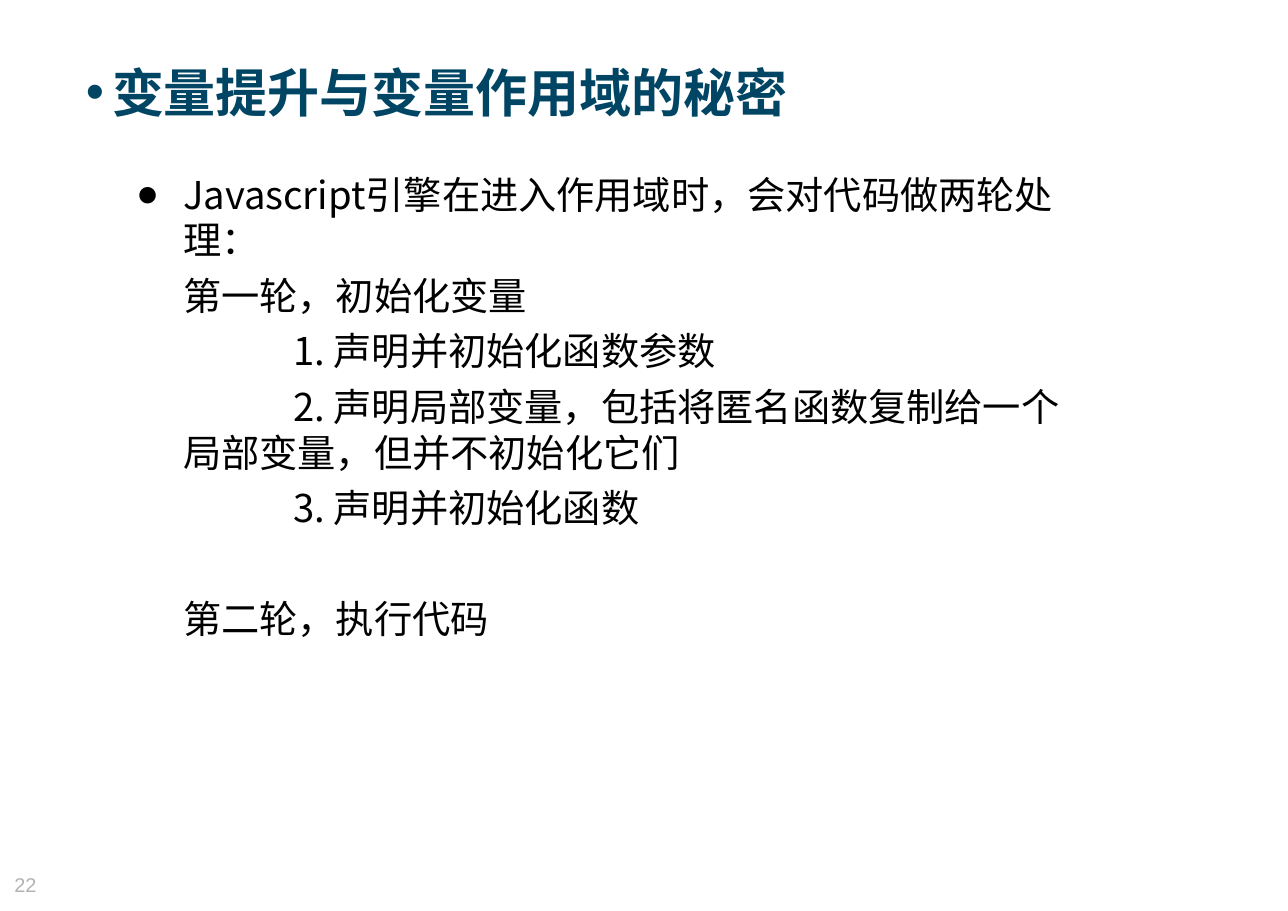
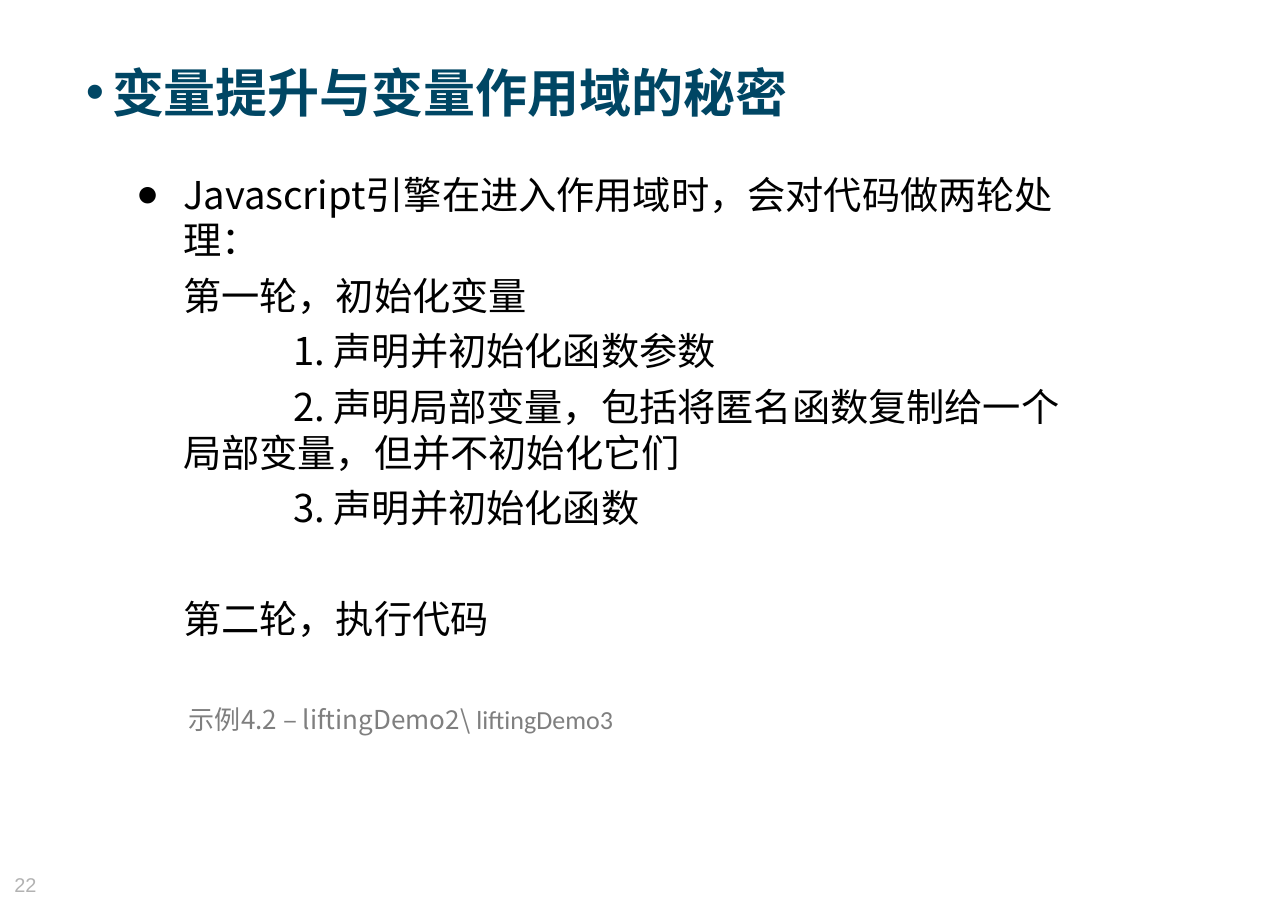
Before and after one commit to Moses824/Train-Javascript-Basic, a slide deck: slide 22 of Train_Javascript_Basic.ppt. Drawn at 1288x911 pixels with LibreOffice and Linux fonts; fonts in the diff are those of the drawing; background and template pictures are left out. Boxes give left, top, right and bottom in pixels: in the first picture for what was removed or moved away, otherwise in the second. Text is boxed around its words. In the diff, an @@ line names an element or a change of style, - is before the commit and + after.

```diff
--- a/Train_Javascript_Basic.ppt
+++ b/Train_Javascript_Basic.ppt
@@ text at [189, 707, 613, 736]: paragraph added @@
+示例4.2 – liftingDemo2\ liftingDemo3
```
Also in this commit, not shown: 2 other slides changed, 7 slides added, 3 slides removed, 2 other files.
